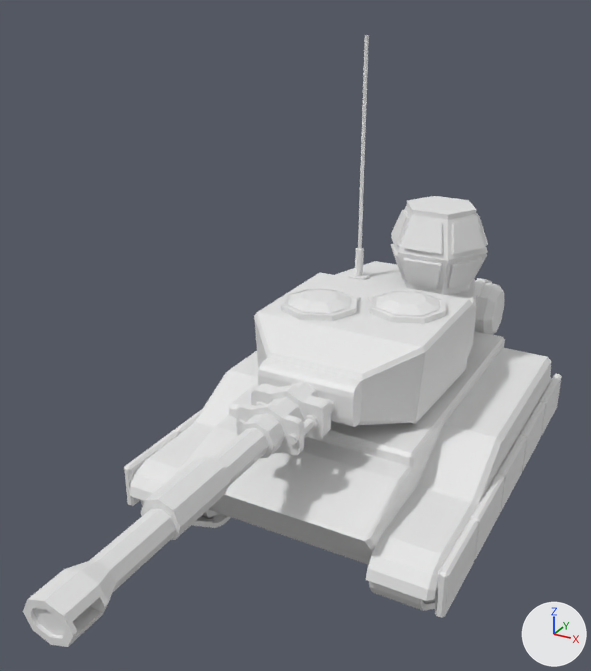
What one commit did to the FBX model Assets/Content/Models/Tanks/Tonk.fbx.
Camera for both pictures: a 50 mm lens placed at (0.63, -1.491, 1.08), pointed at (-0.04, -0.273, 0.471). Every picture has the same lights, and +X, +Y and +Z are marked at lower right. Where no turn or scale is listed for an object, it has been applied to the vertices.

Objects in the first picture: 'TankHull', 'Turret'.
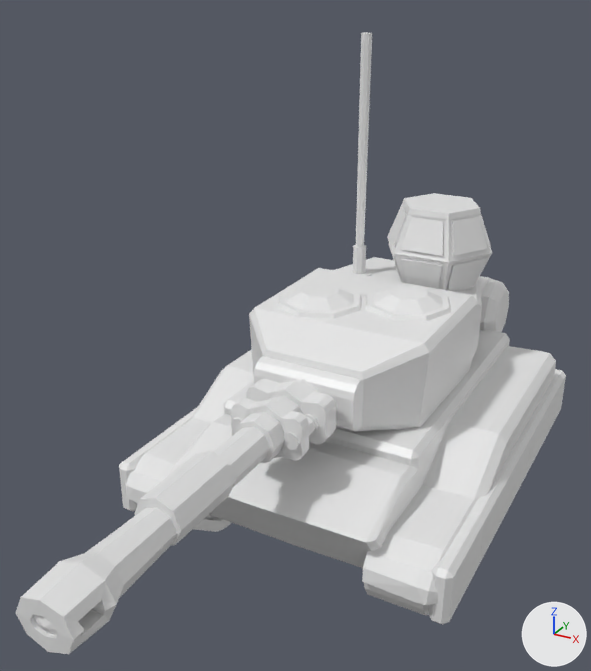
Boxes (x1, y1, x2, y2) around the edits, measured in the pictures (591 x 671 px):
```json
{"object": "Turret", "change": "reshaped", "before": [23, 35, 488, 647], "after": [16, 32, 492, 654]}
{"object": "TankHull", "change": "reshaped", "before": [124, 264, 562, 618], "after": [119, 276, 566, 625]}
{"part": 1, "of": "me_tankhull_001", "change": "added", "after": [119, 276, 566, 625]}
{"part": 2, "of": "me_turret_001", "change": "added", "after": [249, 257, 482, 432]}
{"part": 3, "of": "me_turret_001", "change": "added", "after": [276, 284, 364, 319]}
{"part": 4, "of": "me_turret_001", "change": "added", "after": [365, 285, 452, 321]}
{"part": 5, "of": "me_turret_001", "change": "added", "after": [346, 32, 372, 276]}
{"part": 6, "of": "me_turret_001", "change": "added", "after": [231, 418, 242, 432]}
{"part": 7, "of": "me_turret_001", "change": "added", "after": [283, 414, 319, 450]}
{"part": 8, "of": "me_turret_001", "change": "added", "after": [16, 378, 336, 654]}
{"part": 9, "of": "me_turret_001", "change": "added", "after": [387, 193, 492, 292]}
```

Scene script edits in JSON lines:
```json
{"op": "add", "block": "mat_outline", "code": ["mat_outline = principled_material('Outline')", "mat_outline.base_color = (0.8, 0.8, 0.8)  # white #e7e7e7", "mat_outline.roughness = 0.4"]}
{"block": "me_tankhull_001", "where": "# used by ob_tankhull; location = (0.0, 0.0, 0.196)"}
{"op": "remove", "block": "me_tankhull_001", "code": "me_tankhull_001.from_pydata(...)  # 1092 vertices, 2084 faces; spans x -0.335..0.335, y -0.464..0.48, z -0.189..0.201"}
{"op": "add", "block": "me_tankhull_001", "code": "me_tankhull_001.from_pydata(...)  # 2184 vertices, 4168 faces; spans x -0.345..0.345, y -0.471..0.486, z -0.195..0.207"}
{"block": "me_tankhull_001", "change": "me_tankhull_001 part 1: 932 vertices added at x -0.345..0.345, y -0.471..0.486, z -0.195..0.207"}
{"op": "add", "block": "me_tankhull_001", "code": "me_tankhull_001.materials.append(mat_outline)  # white #e7e7e7"}
{"block": "me_turret_001", "where": "# used by ob_turret; location = (0.0, -0.071, 0.416)"}
{"op": "remove", "block": "me_turret_001", "code": "me_turret_001.from_pydata(...)  # 683 vertices, 1328 faces; spans x -0.183..0.183, y -0.894..0.373, z -0.131..0.552"}
{"op": "add", "block": "me_turret_001", "code": "me_turret_001.from_pydata(...)  # 1366 vertices, 2684 faces; spans x -0.194..0.194, y -0.901..0.379, z -0.142..0.556"}
{"block": "me_turret_001", "change": "me_turret_001 part 2: a new loose piece of 76 vertices spanning x -0.194..0.194, y -0.251..0.373, z -0.142..0.054, in mat_outline (white #e7e7e7)"}
{"block": "me_turret_001", "change": "me_turret_001 part 3: a new loose piece of 70 vertices spanning x -0.173..0.014, y -0.121..0.076, z 0.02..0.079, in mat_outline (white #e7e7e7)"}
{"block": "me_turret_001", "change": "me_turret_001 part 4: a new loose piece of 70 vertices spanning x -0.018..0.176, y -0.046..0.147, z 0.02..0.079, in mat_outline (white #e7e7e7)"}
{"block": "me_turret_001", "change": "me_turret_001 part 5: a new loose piece of 48 vertices spanning x -0.144..-0.077, y 0.199..0.266, z 0.016..0.556, in mat_outline (white #e7e7e7)"}
{"block": "me_turret_001", "change": "me_turret_001 part 6: a new loose piece of 32 vertices spanning x -0.072..-0.03, y -0.386..-0.173, z -0.07..-0.028, in mat_outline (white #e7e7e7)"}
{"block": "me_turret_001", "change": "me_turret_001 part 7: a new loose piece of 32 vertices spanning x 0.03..0.072, y -0.386..-0.173, z -0.07..-0.028, in mat_outline (white #e7e7e7)"}
{"block": "me_turret_001", "change": "me_turret_001 part 8: 229 vertices added at x -0.081..0.081, y -0.901..-0.214, z -0.101..0.003"}
{"block": "me_turret_001", "change": "me_turret_001 part 9: 126 vertices added at x -0.062..0.185, y 0.166..0.379, z 0.015..0.21"}
{"op": "add", "block": "me_turret_001", "code": "me_turret_001.materials.append(mat_outline)  # white #e7e7e7"}
```
